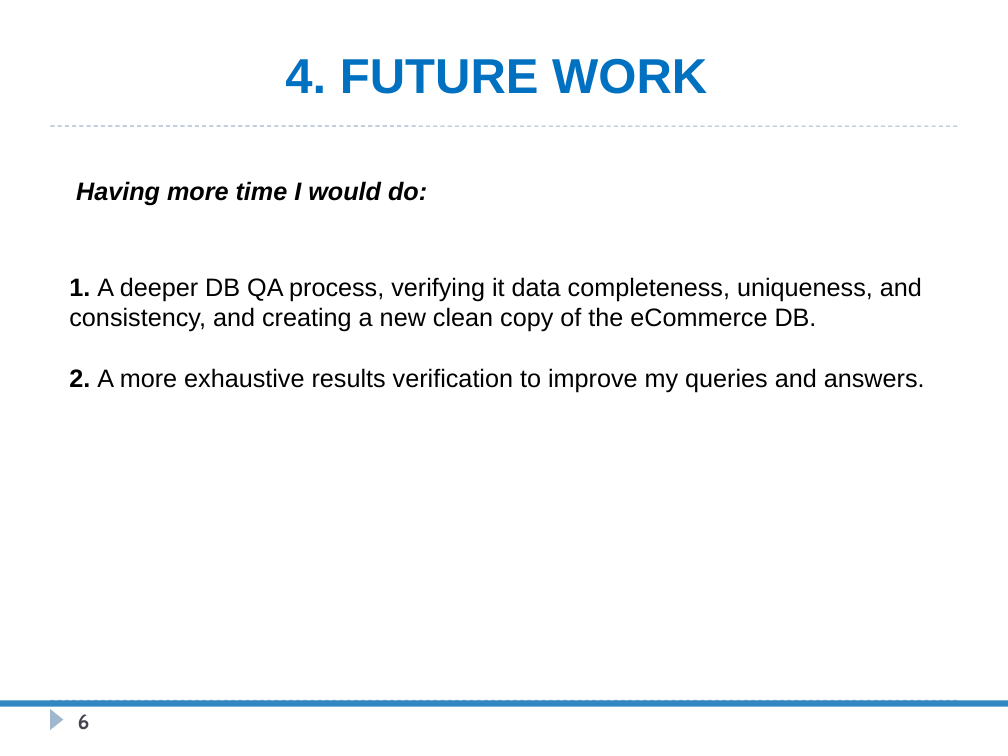
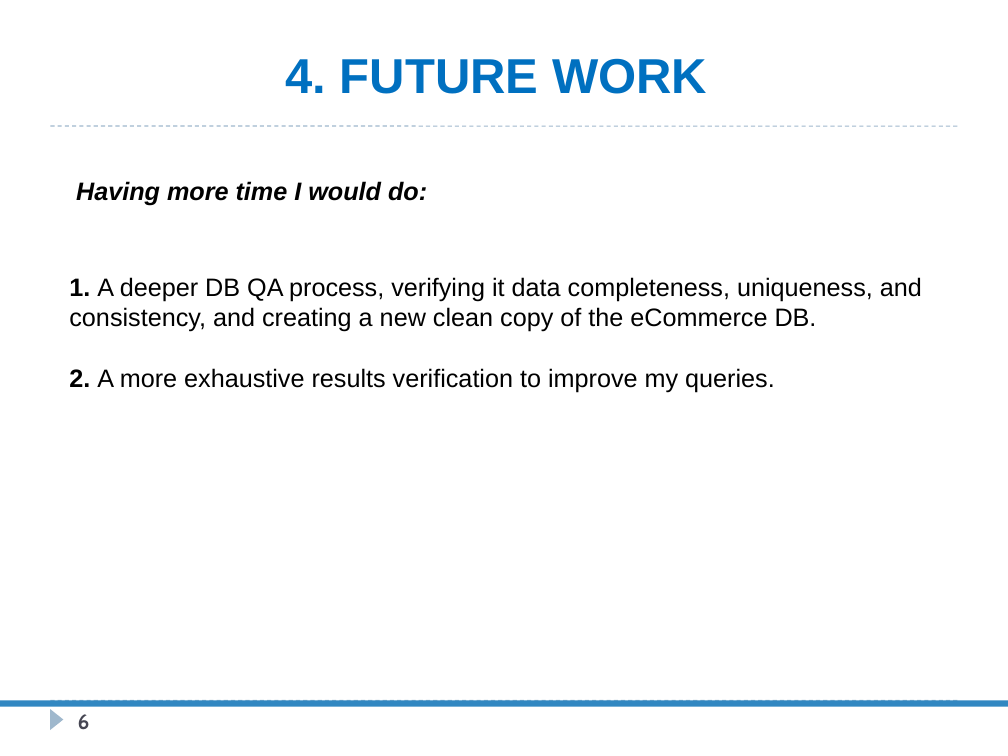
Before and after one commit to hgiorgib/SQL-Project, a slide deck: slide 6 of SQL-Project Presentation.pptx. Drawn at 1008x756 pixels with LibreOffice and Linux fonts; fonts in the diff are those of the drawing. Boxes give left, top, right and bottom in pixels: in the first picture for what was removed or moved away, otherwise in the second. Text is boxed around its words. In the diff, an @@ line names an element or a change of style, - is before the commit and + after.

```diff
--- a/SQL-Project Presentation.pptx
+++ b/SQL-Project Presentation.pptx
@@ text at <box>69,368,775,392</box>: text changed @@
-2. A more exhaustive results verification to improve my queries and answers.
+2. A more exhaustive results verification to improve my queries.
```
Also in this commit, not shown: 2 other slides changed, 2 other files.
